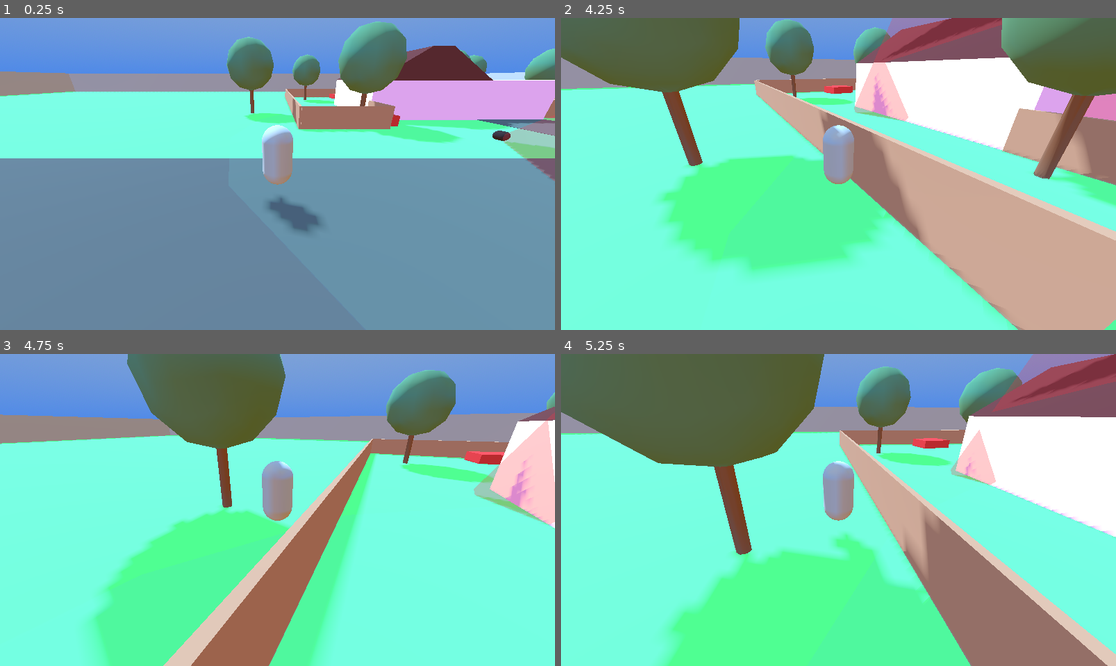
Above: before the commit, frames 1-4 (two rows, left to right).
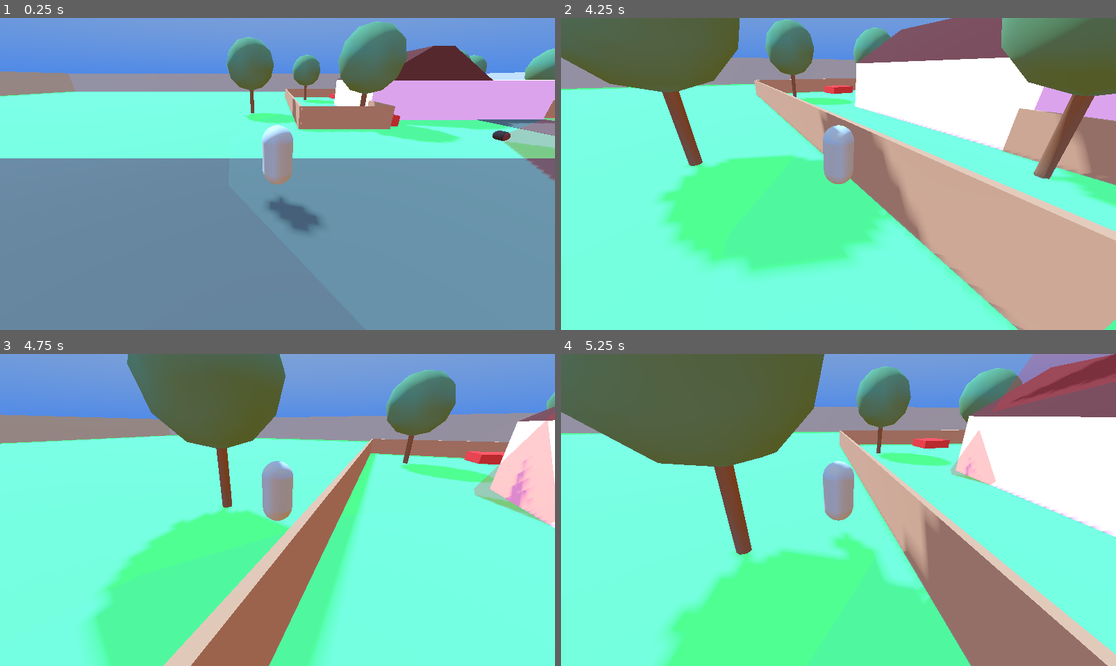
Above: after the commit, the same moments.

Repository: b0guslaw/LD58
Game: Godot game, scene res://neighborhood.tscn
The game is run twice, just before and just after one commit, with the same random seed, the same clock (stepped at 60 frames per second) and the same inputs.
Inputs (mouse positions are in pixels of both pictures, inside the frame that each line leads up to):
- Up to frame 1 (0.25 s): no input
- Up to frame 2 (4.25 s): move the mouse to (866, 174) at 0.52 s; hold W (move_forward) from 0.53 s (still down); tap Space (jump) at 0.77, 1.52, 3.02, 3.77 s; move the mouse to (810, 174) at 1.27 s; move the mouse to (849, 167) at 2.02 s; move the mouse to (832, 180) at 2.77 s; move the mouse to (877, 177) at 3.52 s
- Up to frame 3 (4.75 s): keep holding W (move_forward); move the mouse to (233, 506) at 4.27 s; tap Space (jump) at 4.52 s
- Up to frame 4 (5.25 s): keep holding W (move_forward); move the mouse to (844, 510) at 5.02 s

Frame 1 is identical in both runs. In frame 2, 3.2% of the frame differs, in the area x 52-100%, y 0-34%; in frame 3, less than 0.1%; in frame 4, less than 0.1%.

Commit message:
adds smooth rotation

Diff:
--- a/doggo.gd
+++ b/doggo.gd
@@ -1,6 +1,7 @@
 @tool
 extends CharacterBody3D
 
+@export var rotation_speed_rads = 5.0
 @export var detection_range = 10.0:
 	set(value):
 		detection_range = value
@@ -124,15 +125,15 @@
 		direction = direction.normalized()
 		velocity.x = direction.x * chase_speed
 		velocity.z = direction.z * chase_speed
-		look_at(global_position - direction, Vector3.UP)
+		smooth_look_at(direction, delta)
 	else:
 		velocity = Vector3.ZERO
 		search_timer -= delta
 		if search_timer <= 0:
 			var random_angle = randf() * TAU
 			search_direction = Vector3(cos(random_angle), 0, sin(random_angle))
-			look_at(global_position - search_direction, Vector3.UP)
 			search_timer = chase_rotate_time
+		smooth_look_at(search_direction, delta)
 
 func choose_new_wander_target():
 	var rand_angle = randf() * TAU
@@ -196,5 +197,14 @@
 
 	last_position = global_position
 
-	if direction.length() > 0:
-		look_at(global_position - direction, Vector3.UP)
+	smooth_look_at(direction, delta)
+
+func smooth_look_at(target_direction: Vector3, delta: float):
+	if target_direction.length() < 0.01:
+		return
+	target_direction = target_direction.normalized()
+	var current_forward = global_transform.basis.z
+	var angle = current_forward.signed_angle_to(target_direction, Vector3.UP)
+	var max_rotation = rotation_speed_rads * delta
+	angle = clamp(angle, -max_rotation, max_rotation)
+	rotate_y(angle)
